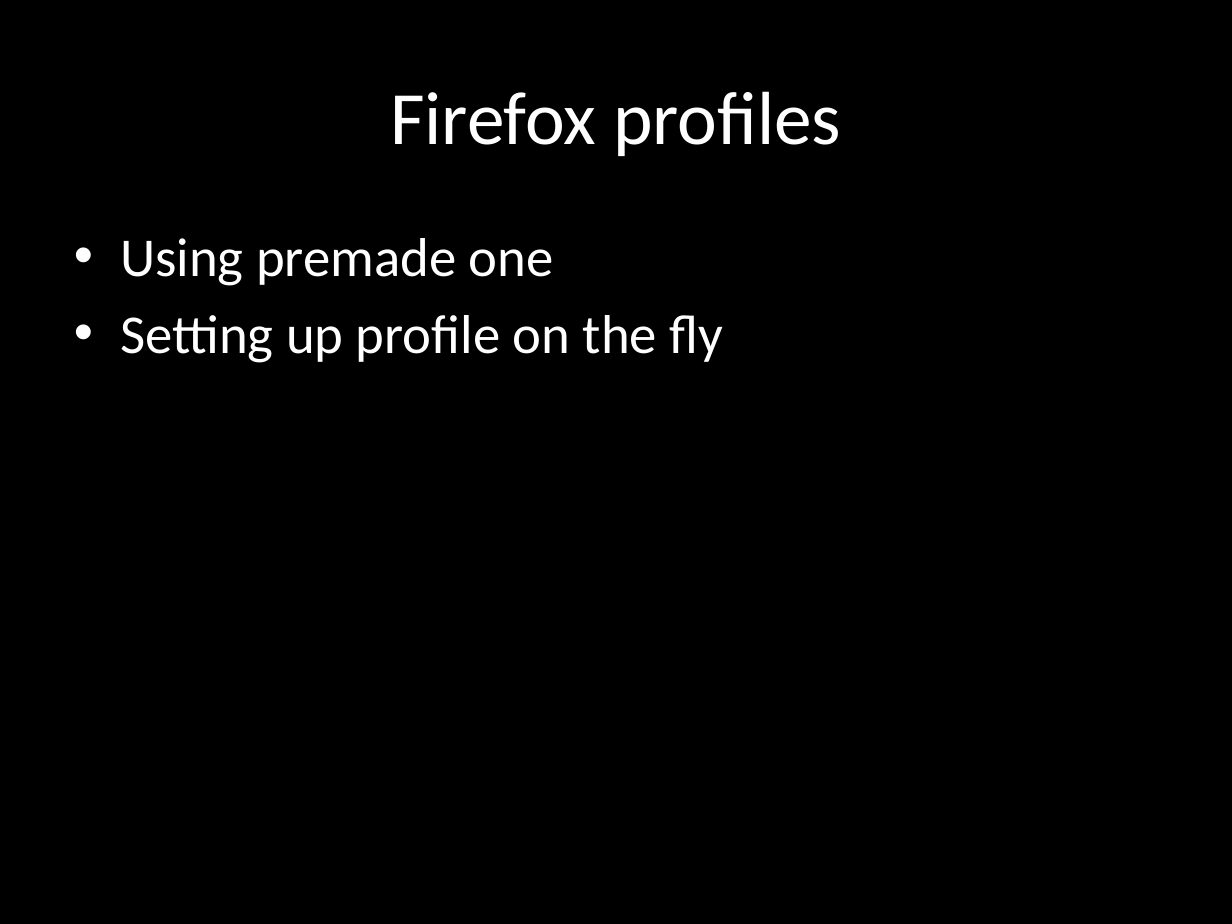
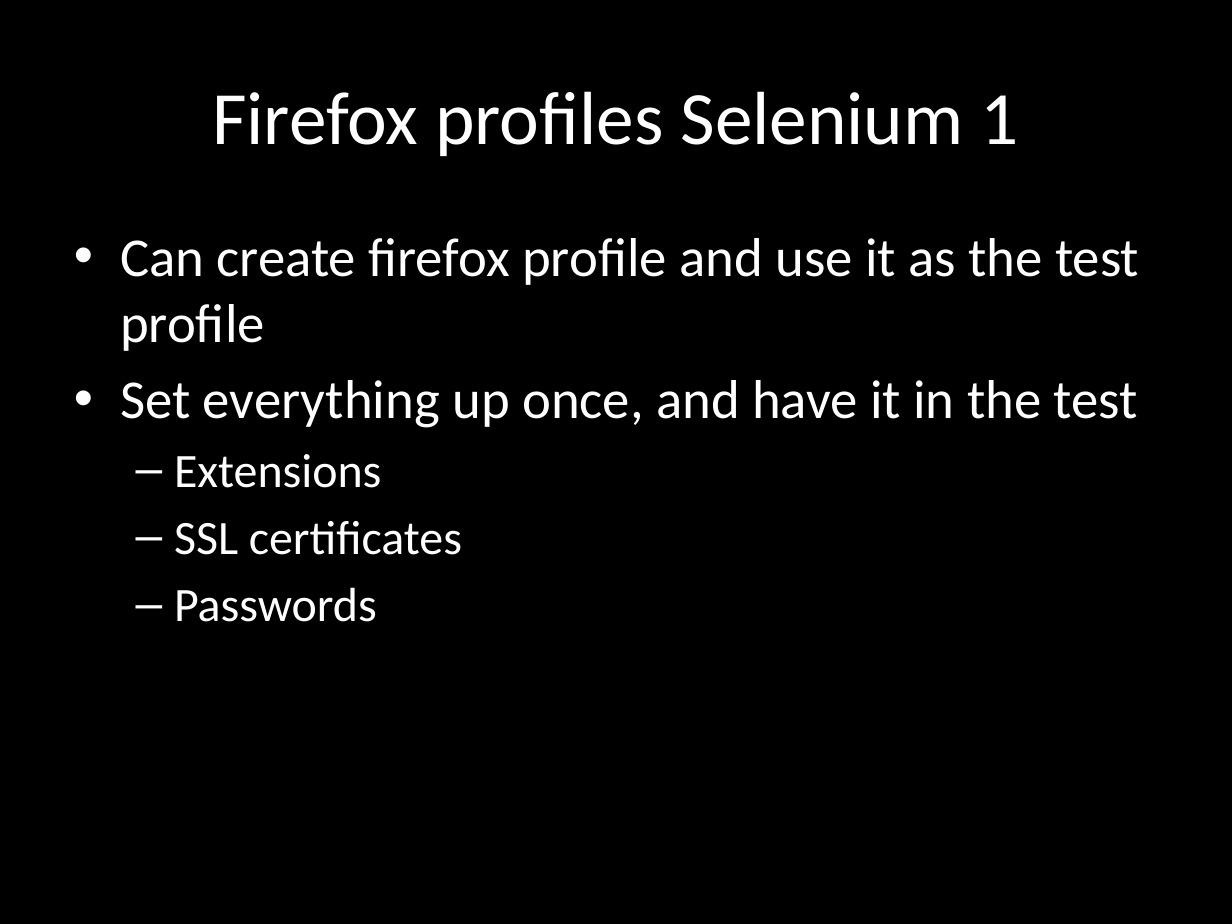
Before and after one commit to dimacus/SeleniumTipsAndTricks, a slide deck: slide 14 of selenium_camp_v1.pptx (slide 11 before the commit). Drawn at 1232x924 pixels with LibreOffice and Linux fonts; fonts in the diff are those of the drawing. Boxes give left, top, right and bottom in pixels: in the first picture for what was removed or moved away, otherwise in the second. Text is boxed around its words. In the diff, an @@ line names an element or a change of style, - is before the commit and + after.

```diff
--- a/selenium_camp_v1.pptx
+++ b/selenium_camp_v1.pptx
@@ title at box(212, 91, 1018, 156): text changed @@
-Firefox profiles
+Firefox profiles Selenium 1
@@ text at box(120, 238, 1139, 622): text changed @@
-• Using premade one
-• Setting up profile on the fly
+• Can create firefox profile and use it as the test profile
+• Set everything up once, and have it in the test
+  – Extensions
+  – SSL certificates
+  – Passwords
```
Also in this commit, not shown: 7 other slides changed, 10 slides added, 3 slides removed.
